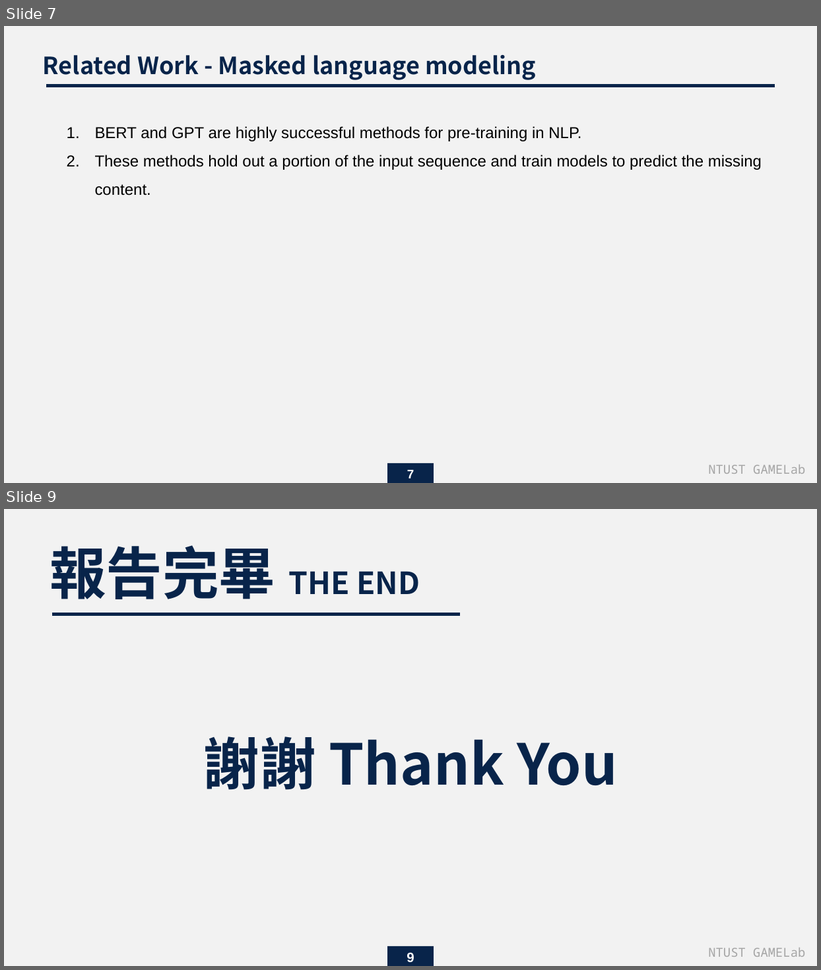
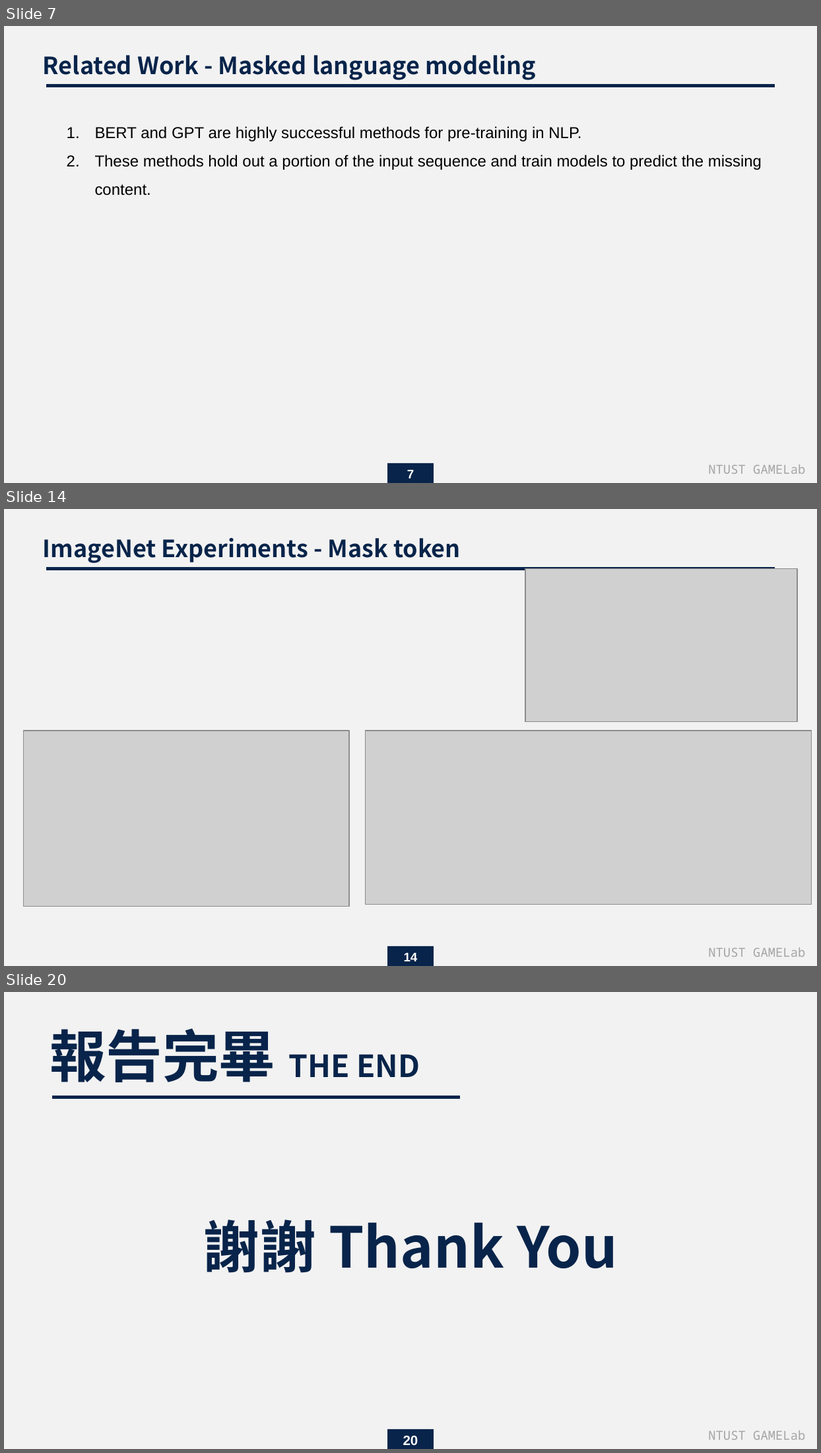
Before and after one commit to endman100/paper-, a slide deck: Masked Autoencoders Are Scalable Vision Learners.pptx. Shown one above the other, each under a label of ours: slides 7 and 9 before the commit, slides 7, 14 and 20 after it; the slides between them are not shown. The pictures are 821x970 and 821x1453 pixels, drawn with LibreOffice and Linux fonts; fonts in the diff are those of the drawing; grey boxes stand for pictures. Boxes give left, top, right and bottom in pixels: in the first picture for what was removed or moved away, otherwise in the second. Text is boxed around its words. In the diff, an @@ line names an element or a change of style, - is before the commit and + after.

```diff
--- a/Masked Autoencoders Are Scalable Vision Learners.pptx
+++ b/Masked Autoencoders Are Scalable Vision Learners.pptx
@@ slide 14 added at (x1=4, y1=509, x2=817, y2=966), background #F2F2F2 @@
@@ text added at (x1=43, y1=538, x2=460, y2=563), 21 pt, text #08244A, bold @@
+ImageNet Experiments - Mask token
@@ line added from (775, 569) to (46, 569), #08244A 3 pt @@
@@ picture added at (x1=525, y1=569, x2=797, y2=722) @@
@@ picture added at (x1=24, y1=731, x2=349, y2=906) @@
@@ picture added at (x1=365, y1=731, x2=811, y2=905) @@
@@ rectangle added at (x1=388, y1=947, x2=434, y2=966), fill #08244A @@
@@ page number added at (x1=404, y1=953, x2=418, y2=962), 11 pt, text #FFFFFF, bold @@
+14
@@ text added at (x1=708, y1=948, x2=805, y2=957), 11 pt, text #A5A5A5 @@
+NTUST GAMELab
@@ what was slide 9 is now slide 20 @@
@@ page number at (x1=403, y1=1436, x2=418, y2=1446): text changed @@
-9
+20
```
Also in this commit, not shown: 2 slides changed, 10 other slides added.
